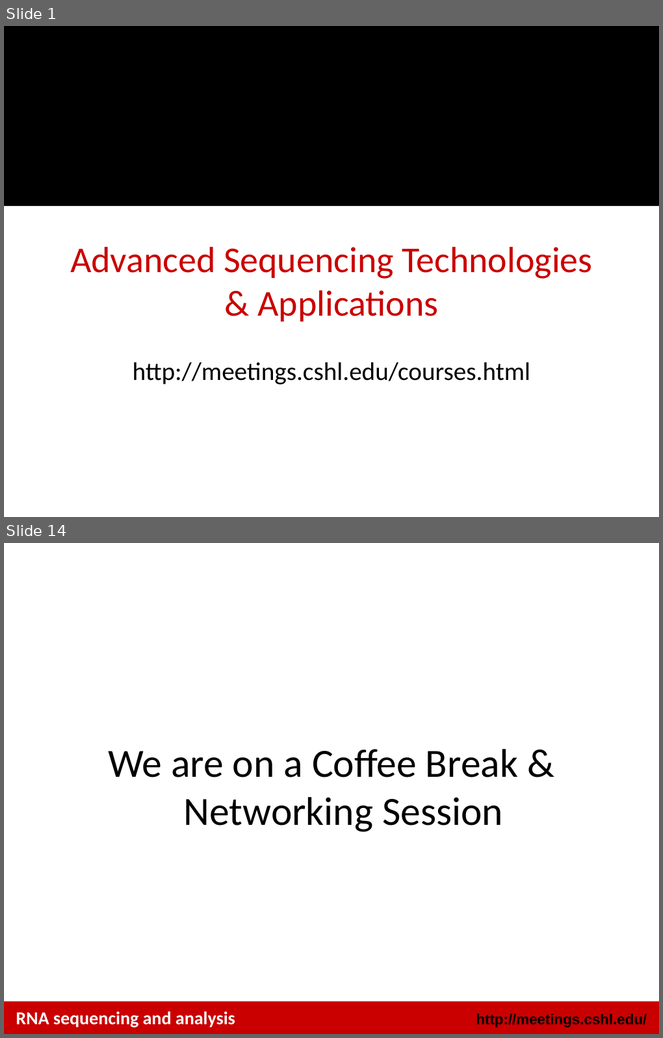
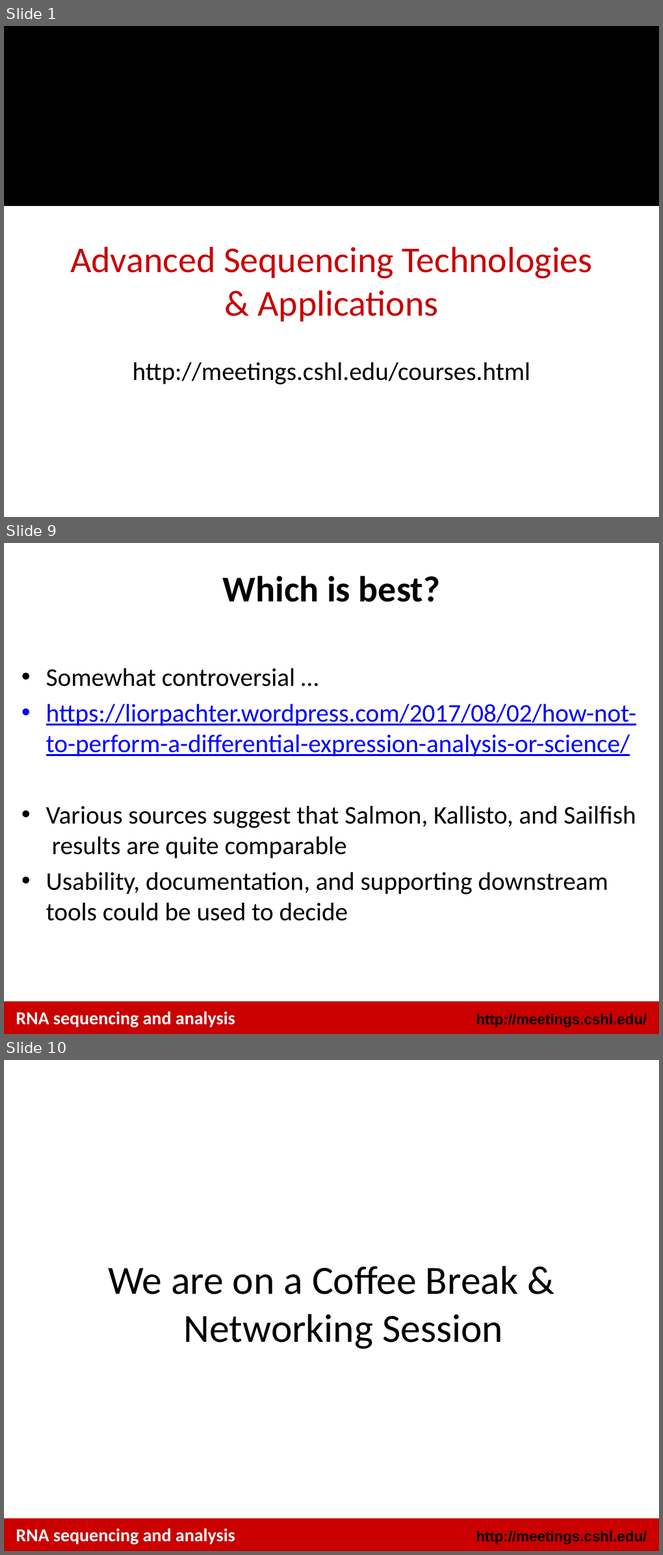
Before and after one commit to griffithlab/rnaseq_tutorial_wiki, a slide deck: LectureFiles/cshl/2018/RNASeq_Module4_Lecture.pptx. Shown one above the other, each under a label of ours: slides 1 and 14 before the commit, slides 1, 9 and 10 after it; the slides between them are not shown. The pictures are 663x1038 and 663x1555 pixels, drawn with LibreOffice and Linux fonts; fonts in the diff are those of the drawing; background and template pictures are left out. Boxes give left, top, right and bottom in pixels: in the first picture for what was removed or moved away, otherwise in the second. Text is boxed around its words. In the diff, an @@ line names an element or a change of style, - is before the commit and + after.

```diff
--- a/LectureFiles/cshl/2018/RNASeq_Module4_Lecture.pptx
+++ b/LectureFiles/cshl/2018/RNASeq_Module4_Lecture.pptx
@@ slide 9 added at [4, 543, 659, 1034], background #FFFFFF; not listed: 2 template elements that a slide beside it also shows @@
@@ title added at [223, 575, 440, 602], 40 pt, text #000000, bold @@
+Which is best?
@@ text added at [46, 668, 636, 921], 28 pt, text #000000 @@
+• Somewhat controversial …
+• https://liorpachter.wordpress.com/2017/08/02/how-not-to-perform-a-differential-expression-analysis-or-science/
+• Various sources suggest that Salmon, Kallisto, and Sailfish results are quite comparable
+• Usability, documentation, and supporting downstream tools could be used to decide
@@ text added at [16, 1012, 235, 1028], 20 pt, text #FFFFFF, bold @@
+RNA sequencing and analysis
@@ what was slide 14 is now slide 10 @@
```
Also in this commit, not shown: 2 slides changed, 5 other slides added, 10 slides removed, 23 other files.
